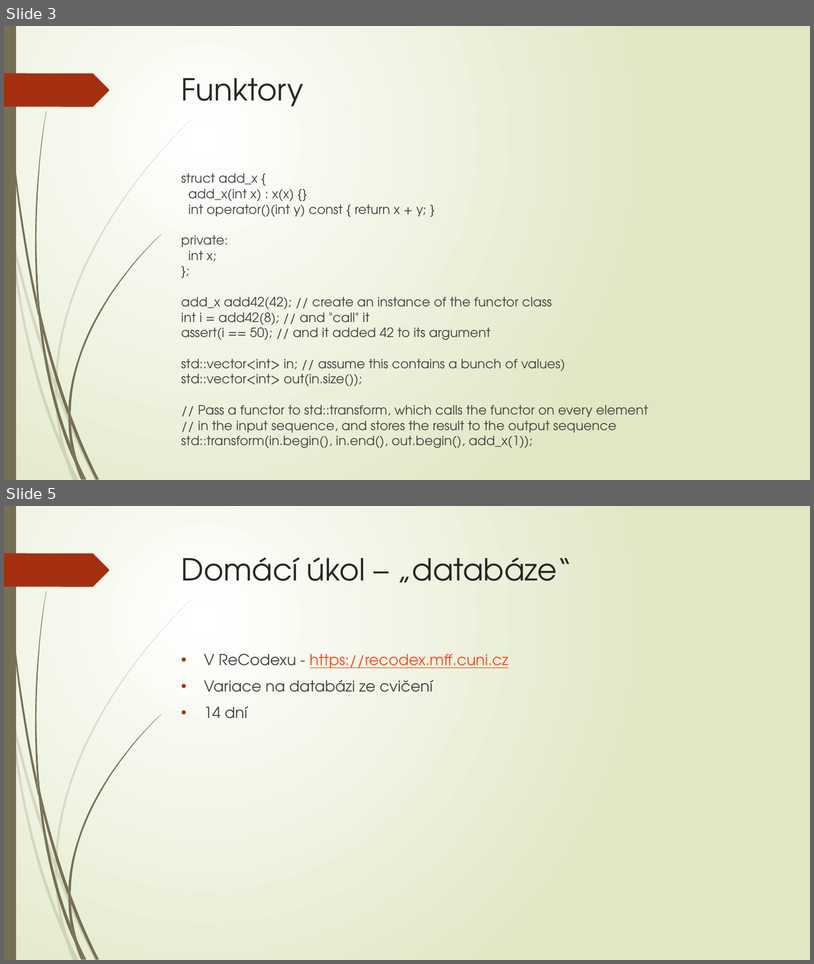
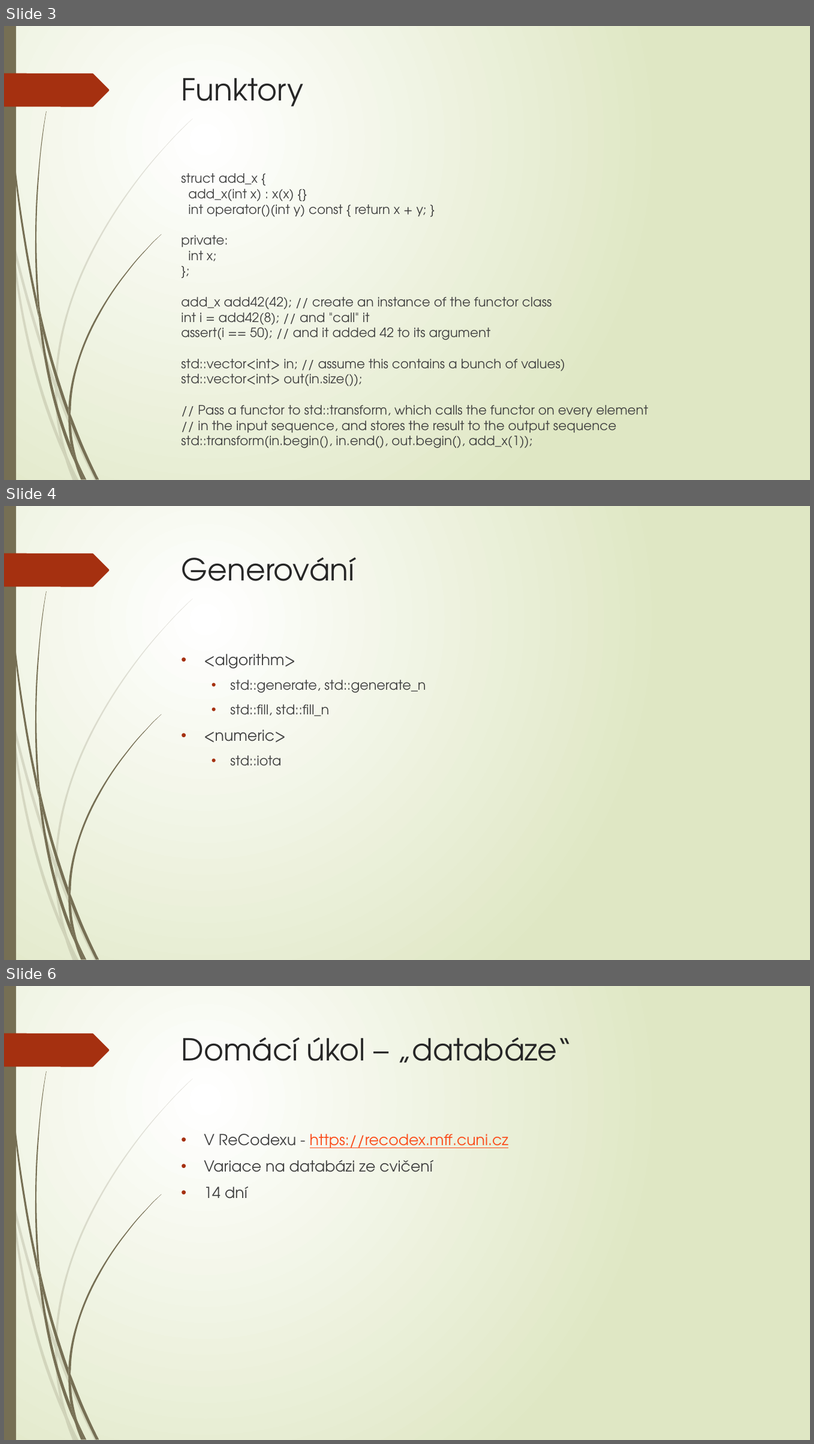
Before and after one commit to fan1x/fan1x.github.io, a slide deck: data/2018-19/cpp/cv9/cpp_cv9.pptx. Shown one above the other, each under a label of ours: slides 3 and 5 before the commit, slides 3, 4 and 6 after it; the slides between them are not shown. The pictures are 814x964 and 814x1444 pixels, drawn with LibreOffice and Linux fonts; fonts in the diff are those of the drawing. Boxes give left, top, right and bottom in pixels: in the first picture for what was removed or moved away, otherwise in the second. Text is boxed around its words. In the diff, an @@ line names an element or a change of style, - is before the commit and + after.

```diff
--- a/data/2018-19/cpp/cv9/cpp_cv9.pptx
+++ b/data/2018-19/cpp/cv9/cpp_cv9.pptx
@@ slide 4 added at [4, 506, 810, 960], background gradient #FFFFFF to #DFE8C4; not listed: 24 template elements that a slide beside it also shows @@
@@ title added at [182, 557, 355, 581], 36 pt, text #262626 @@
+Generování
@@ text added at [204, 654, 426, 766], 16 pt, text #404040 @@
+• <algorithm>
+  • std::generate, std::generate_n
+  • std::fill, std::fill_n
+• <numeric>
+  • std::iota
@@ what was slide 5 is now slide 6 @@
```
Also in this commit, not shown: 1 slide changed, 4 other files.
